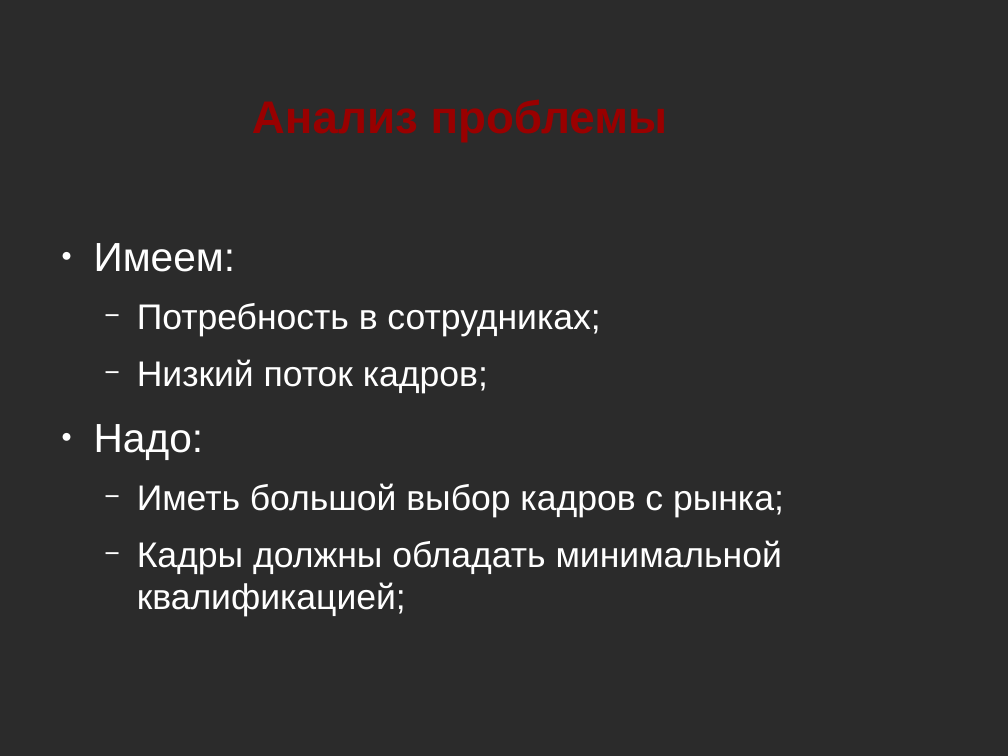
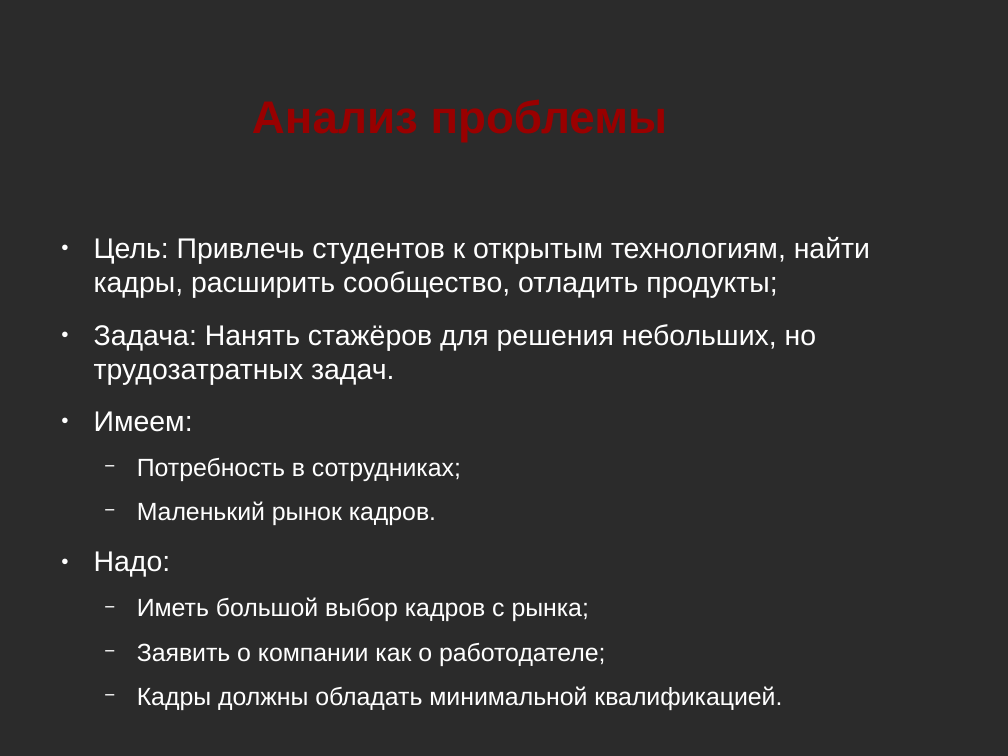
Before and after one commit to NIR-Ginko/presentations, a slide deck: slide 3 of 2020-02-07 ALT Join and community/ALT Join and community.odp (slide 4 before the commit). Drawn at 1008x756 pixels with LibreOffice and Linux fonts; fonts in the diff are those of the drawing; background and template pictures are left out; a plain dark background stands for a picture behind light text. Boxes give left, top, right and bottom in pixels: in the first picture for what was removed or moved away, otherwise in the second. Text is boxed around its words. In the diff, an @@ line names an element or a change of style, - is before the commit and + after.

```diff
--- a/2020-02-07 ALT Join and community/ALT Join and community.odp
+++ b/2020-02-07 ALT Join and community/ALT Join and community.odp
@@ text at (x1=94, y1=237, x2=870, y2=385): paragraphs added @@
+● Цель: Привлечь студентов к открытым технологиям, найти кадры, расширить сообщество, отладить продукты;
+● Задача: Нанять стажёров для решения небольших, но трудозатратных задач.
@@ text at (x1=94, y1=411, x2=589, y2=621): size 32 to 22.4 pt in "Имеем:", "Надо:"; size 28 to 19.6 pt in "Потребность в сотрудниках;", "Иметь большой выбор кадров с рынка;" @@
@@ text at (x1=137, y1=501, x2=436, y2=525): text changed; size 28 to 19.6 pt @@
-  − Низкий поток кадров;
+  − Маленький рынок кадров.
@@ text at (x1=137, y1=643, x2=782, y2=710): text changed; size 28 to 19.6 pt @@
-  − Кадры должны обладать минимальной квалификацией;
+  − Заявить о компании как о работодателе;
+  − Кадры должны обладать минимальной квалификацией.
```
Also in this commit, not shown: 2 other slides changed, 1 slide added.
